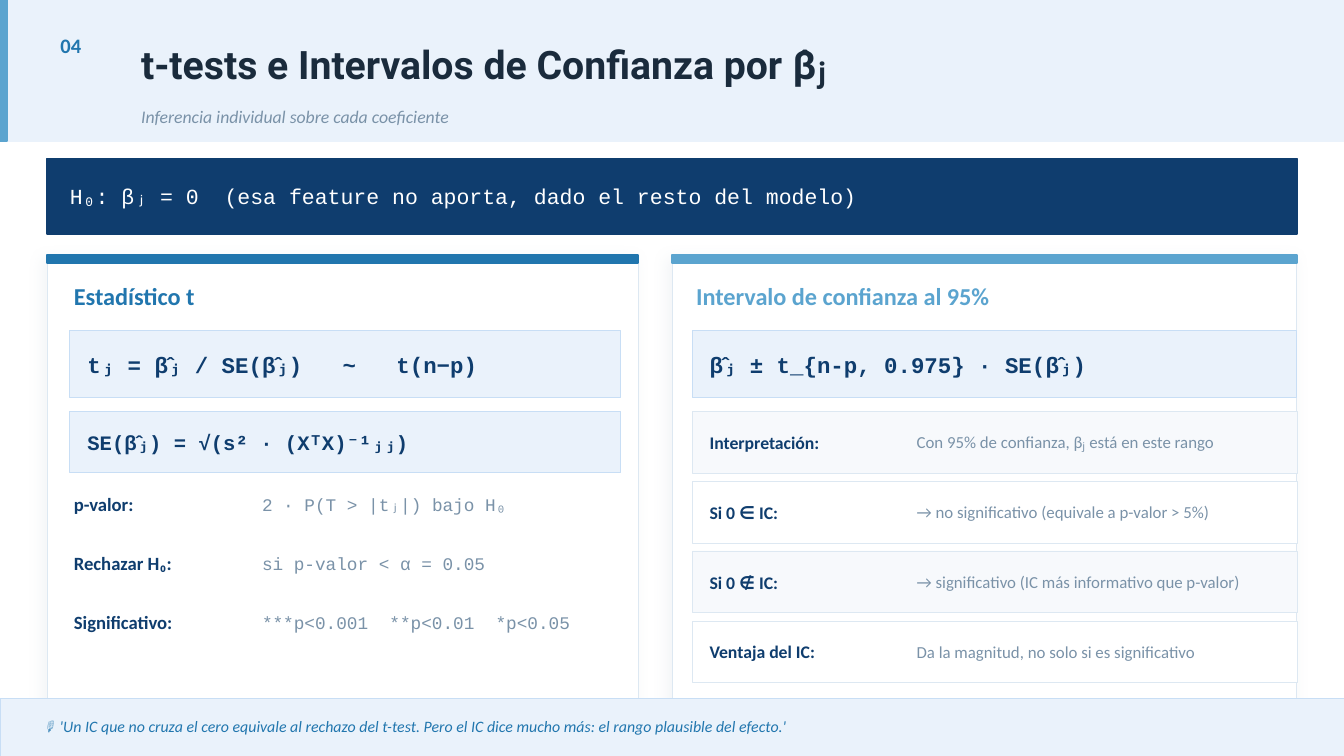
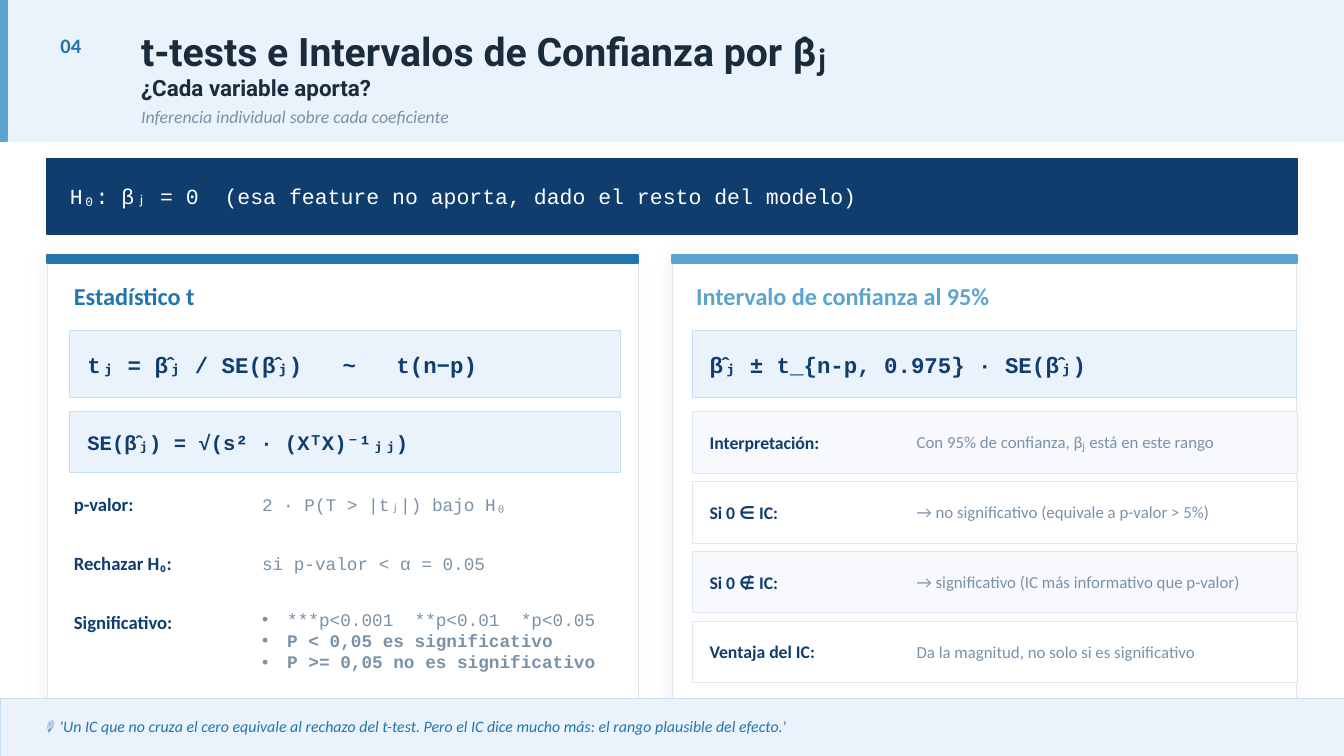
Before and after one commit to josefrodrim/modelos_estadisticos, a slide deck: slide 6 of Clase_3/PPT/Clase04_Inferencia_OLS.pptx. Drawn at 1344x756 pixels with LibreOffice and Linux fonts; fonts in the diff are those of the drawing. Boxes give left, top, right and bottom in pixels: in the first picture for what was removed or moved away, otherwise in the second. Text is boxed around its words. In the diff, an @@ line names an element or a change of style, - is before the commit and + after.

```diff
--- a/Clase_3/PPT/Clase04_Inferencia_OLS.pptx
+++ b/Clase_3/PPT/Clase04_Inferencia_OLS.pptx
@@ text at box(141, 79, 371, 101): paragraph added @@
+¿Cada variable aporta?
@@ text "***p<0.001 **p<0.01 *p<0.05": place and size @@
-text "***p<0.001 **p<0.01 *p<0.05" at box(262, 617, 570, 633)
+text "***p<0.001 **p<0.01 *p<0.05" at box(287, 614, 595, 672)
@@ text at box(287, 614, 595, 630): bullet none to • @@
@@ text at box(287, 635, 595, 672): paragraphs added @@
+• P < 0,05 es significativo
+• P >= 0,05 no es significativo
```
Also in this commit, not shown: 1 other slide changed, 1 slide added, 13 other files.
